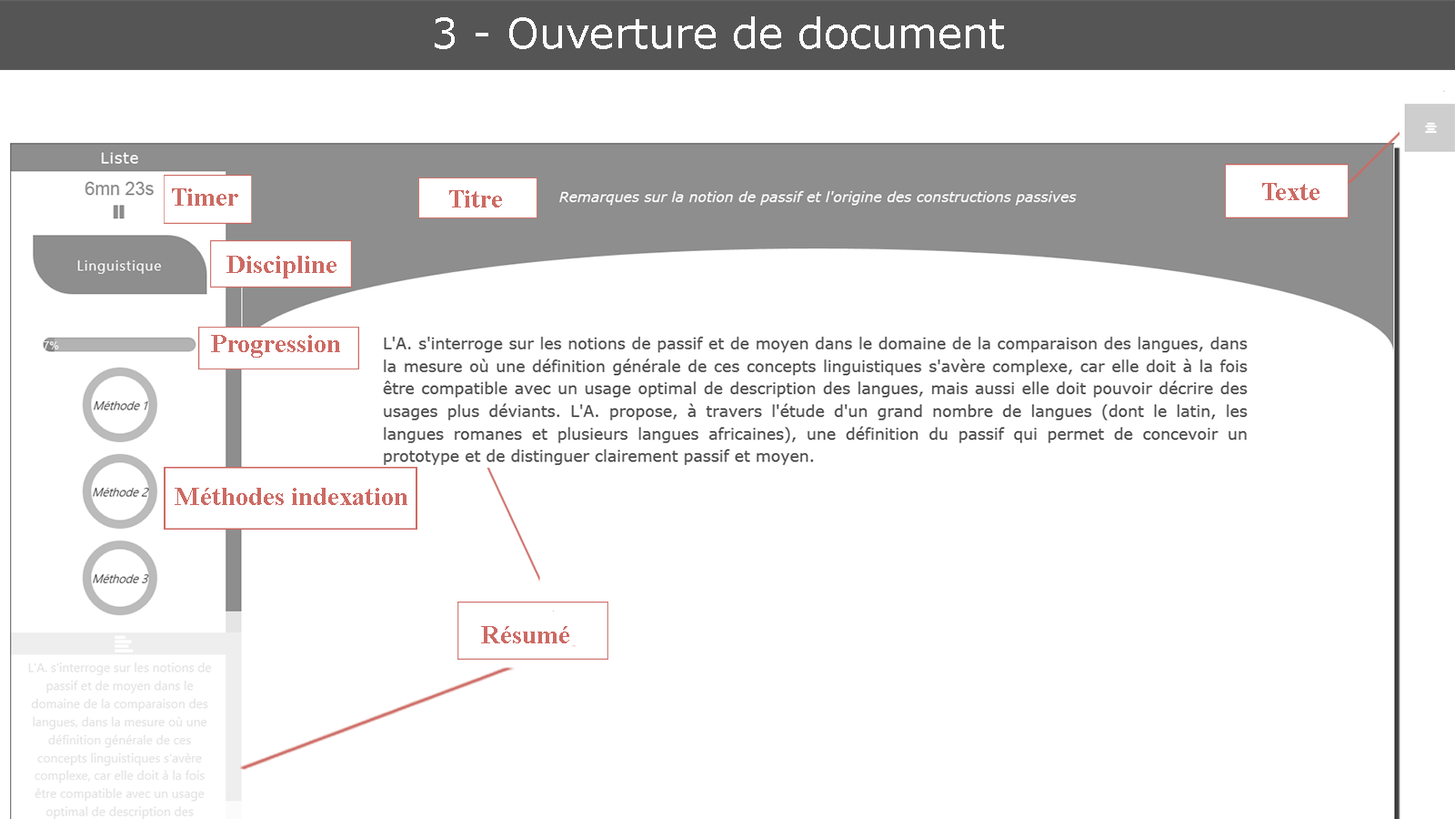
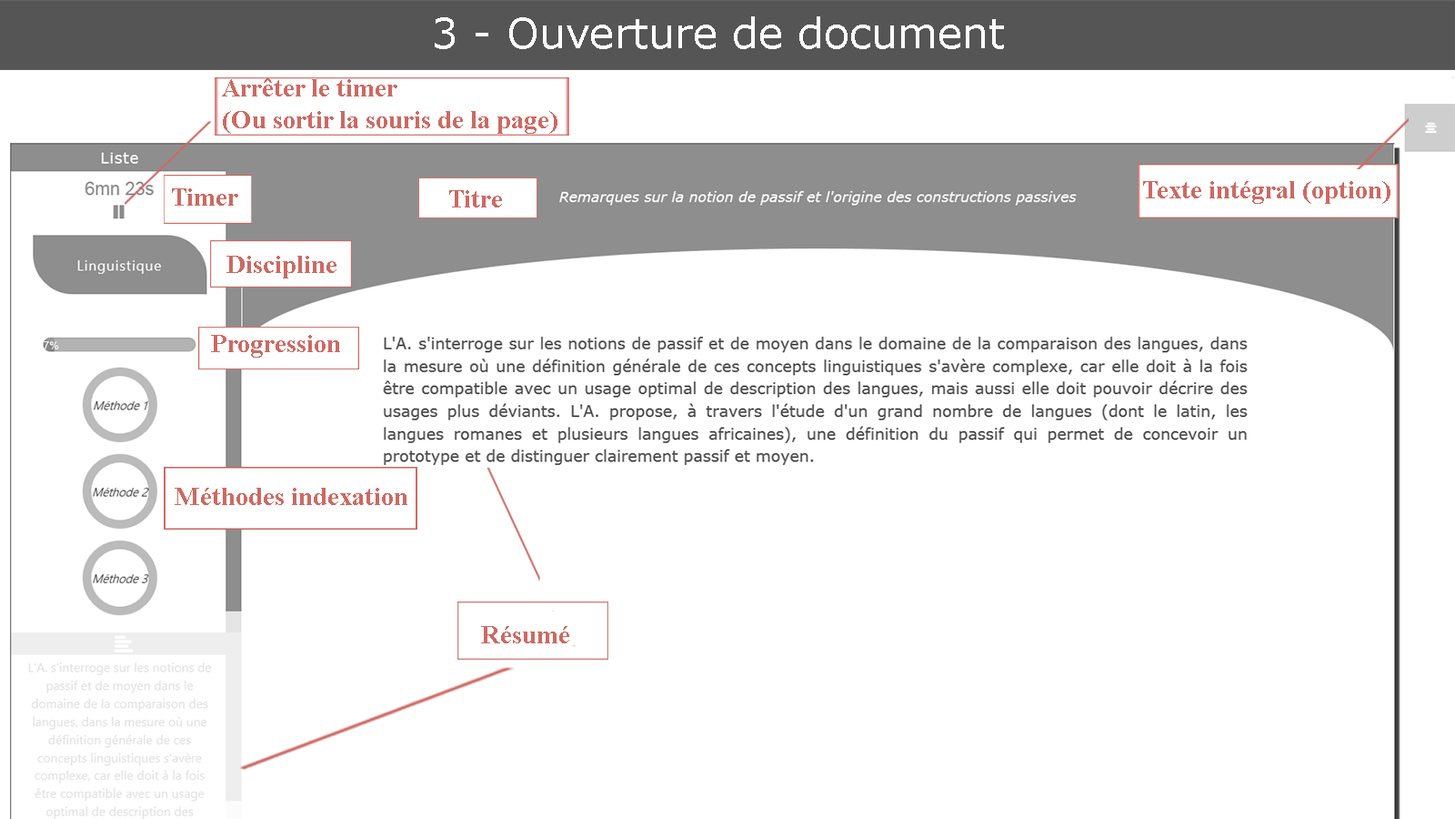
Layers edited between the first and the second 1455×819 image:
painted on "texte" (1st of 2) over 1143, 181, 1391, 204
added layer "trait timer" above "traitLiaison 1" over 123, 102, 232, 205
painted on "traitLiaison 2" over 1291, 76, 1455, 219
added layer "Arrêter le timer (Ou sortir la souris de la page)" above "rect timer" over 221, 78, 558, 134
added layer "rect timer" above "resume" over 214, 77, 570, 136
painted on "texte" (2nd of 2) over 1137, 163, 1399, 219
